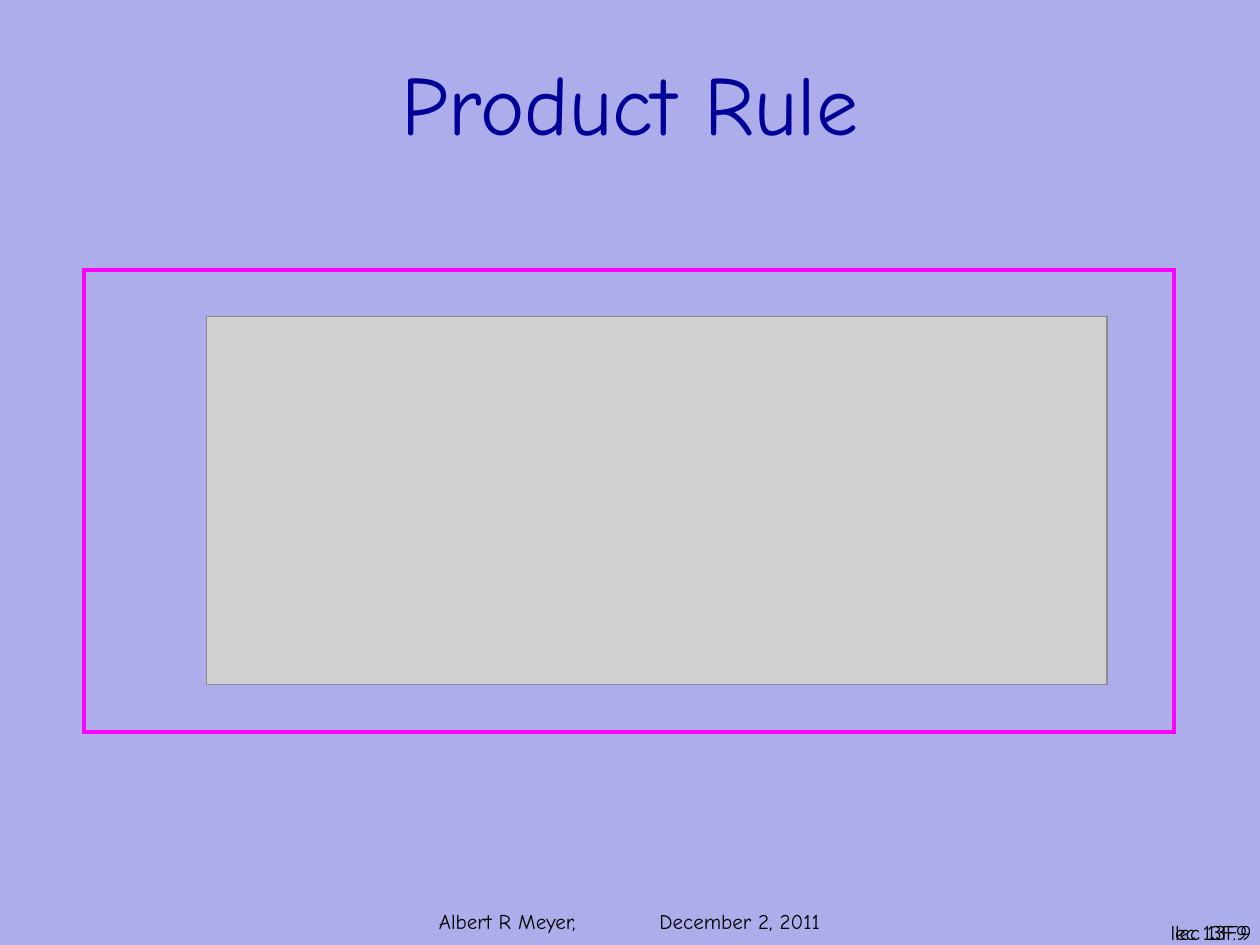
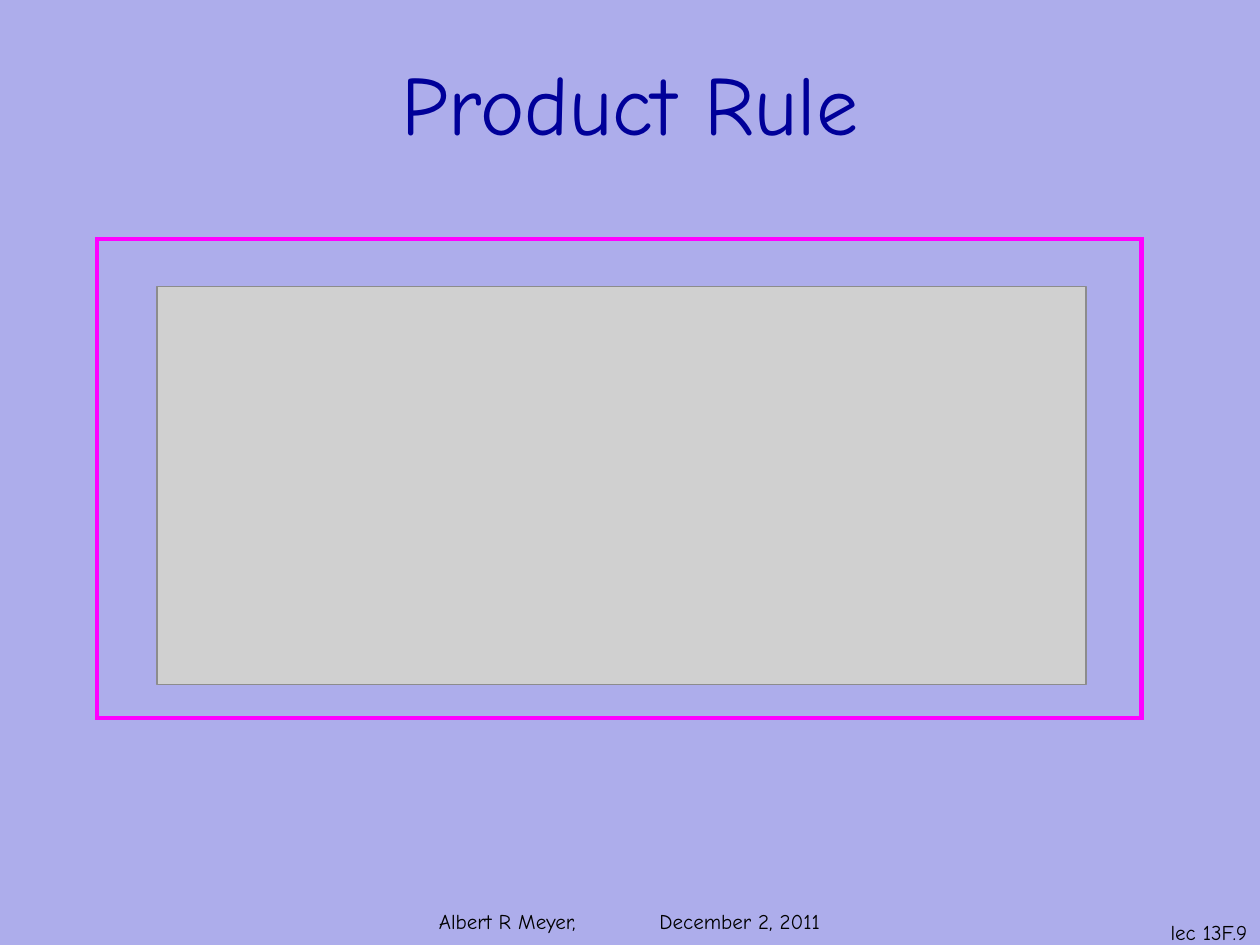
Before and after one commit to armeyer/mcs_web, a slide deck: slide 9 of fall11/slidesF11/slides13f.pptx. Drawn at 1260x945 pixels with LibreOffice and Linux fonts; fonts in the diff are those of the drawing; grey boxes stand for pictures; background and template pictures are left out. Boxes give left, top, right and bottom in pixels: in the first picture for what was removed or moved away, otherwise in the second. Text is boxed around its words. In the diff, an @@ line names an element or a change of style, - is before the commit and + after.

```diff
--- a/fall11/slidesF11/slides13f.pptx
+++ b/fall11/slidesF11/slides13f.pptx
@@ rectangle: place and size @@
-rectangle at [84,270,1174,732]
+rectangle at [97,239,1142,718]
@@ picture: place and size @@
-picture at [207,316,1106,684]
+picture at [158,286,1086,684]
@@ page number removed at [1171,925,1251,940] @@
-lec 13F.9
```
Also in this commit, not shown: 5 other slides changed, 2 slides added.
